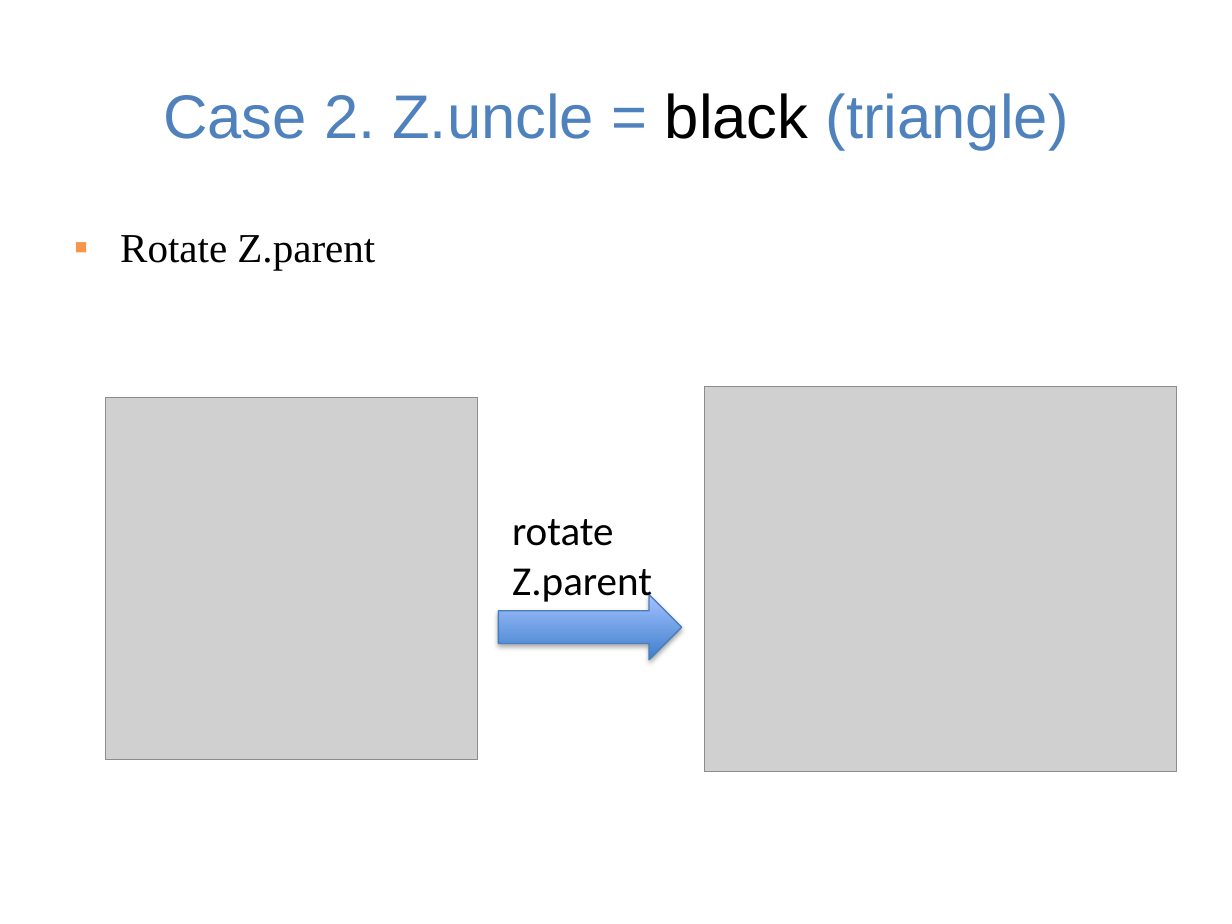
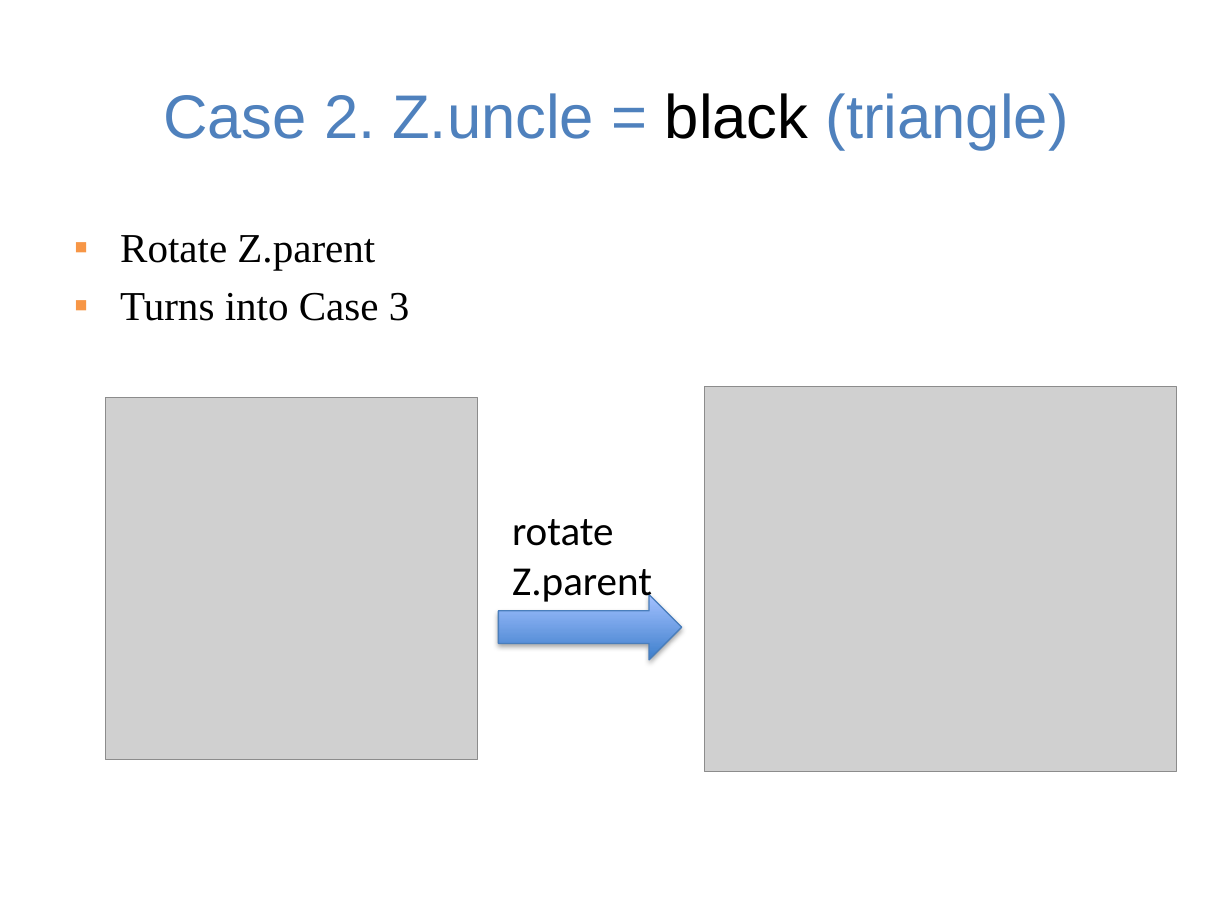
Before and after one commit to guhofstra/CSC111Fa25, a slide deck: slide 14 of PPTs/Lecture 9-red-black trees.pptx (slide 13 before the commit). Drawn at 1232x924 pixels with LibreOffice and Linux fonts; fonts in the diff are those of the drawing; grey boxes stand for pictures. Boxes give left, top, right and bottom in pixels: in the first picture for what was removed or moved away, otherwise in the second. Text is boxed around its words. In the diff, an @@ line names an element or a change of style, - is before the commit and + after.

```diff
--- a/PPTs/Lecture 9-red-black trees.pptx
+++ b/PPTs/Lecture 9-red-black trees.pptx
@@ text at box(120, 292, 410, 321): paragraph added @@
+▪ Turns into Case 3
```
Also in this commit, not shown: 1 other slide changed, 1 other file.
